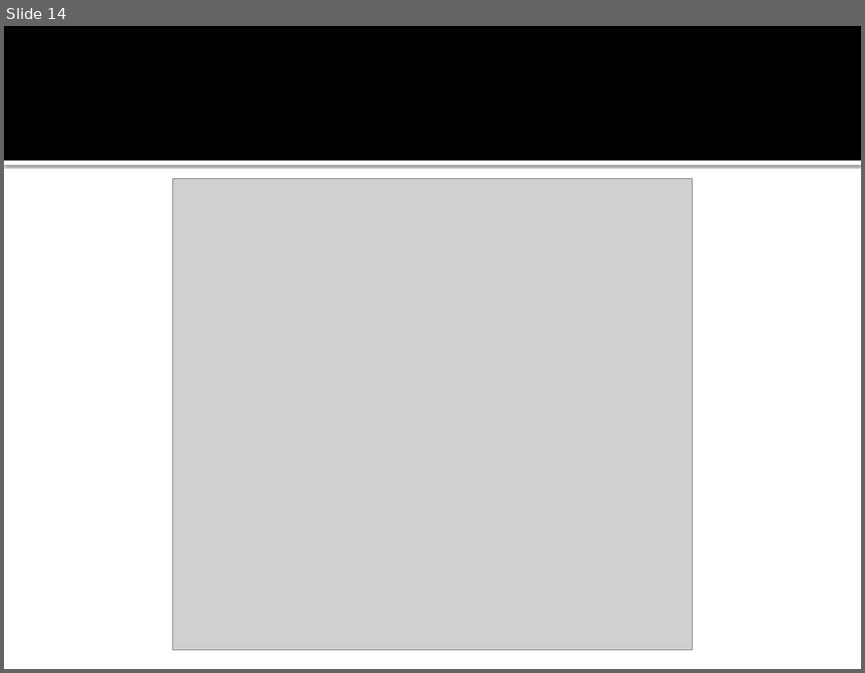
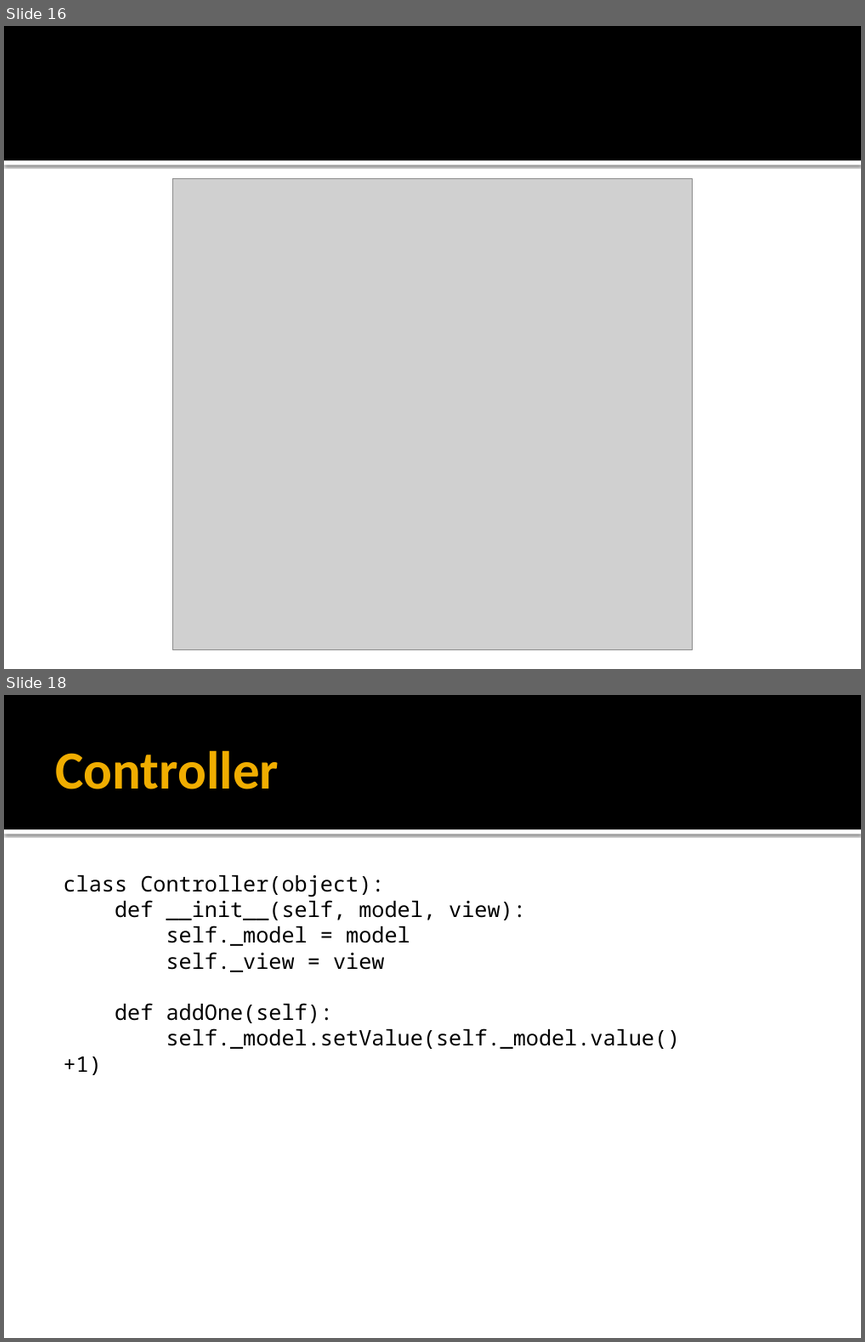
Before and after one commit to iv-sergius/ood, a slide deck: lectures/16.mvxx/mvxx.pptx. Shown one above the other, each under a label of ours: slide 14 before the commit, slides 16 and 18 after it; the slides between them are not shown. The pictures are 865x673 and 865x1342 pixels, drawn with LibreOffice and Linux fonts; fonts in the diff are those of the drawing; grey boxes stand for pictures. Boxes give left, top, right and bottom in pixels: in the first picture for what was removed or moved away, otherwise in the second. Text is boxed around its words. In the diff, an @@ line names an element or a change of style, - is before the commit and + after.

```diff
--- a/lectures/16.mvxx/mvxx.pptx
+++ b/lectures/16.mvxx/mvxx.pptx
@@ slide 18 added at box(4, 695, 861, 1338), background #FFFFFF; not listed: 2 template elements that a slide beside it also shows @@
@@ title added at box(55, 750, 279, 789), 45 pt, text #F0AD00, bold @@
+Controller
@@ text added at box(64, 875, 681, 1049), 18 pt, text #000000 @@
+class Controller(object):
+def __init__(self, model, view):
+self._model = model
+self._view = view
+def addOne(self):
+self._model.setValue(self._model.value()+1)
@@ what was slide 14 is now slide 16 @@
```
Also in this commit, not shown: 5 slides changed, 23 other slides added, 3 slides removed, 3 other files.
